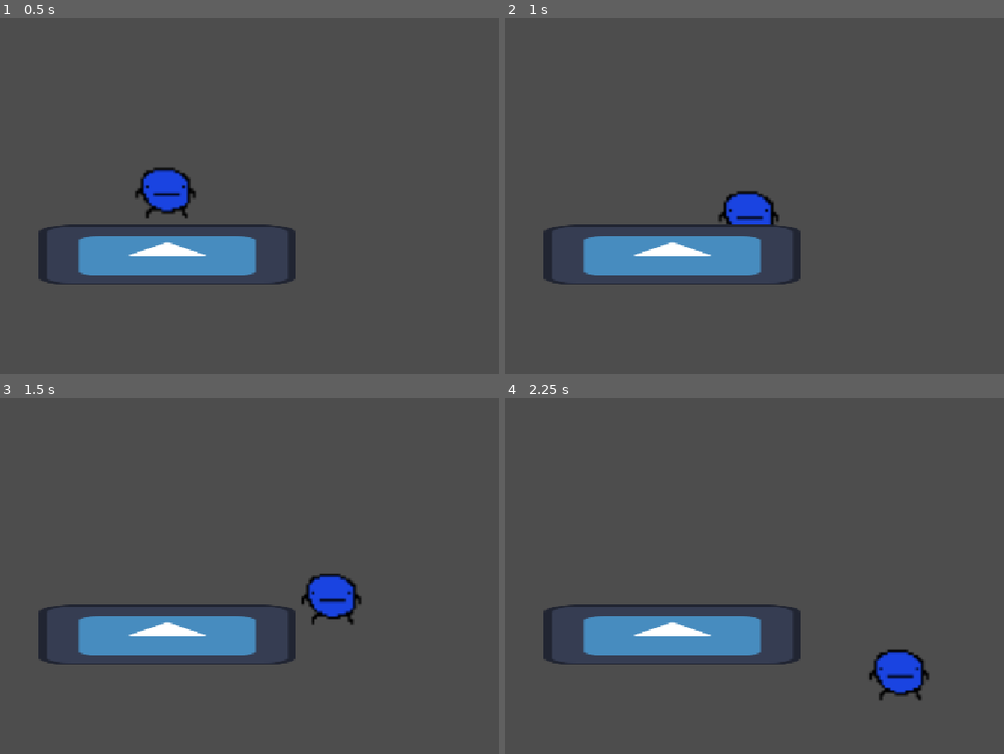
Above: before the commit, frames 1-4 (two rows, left to right).
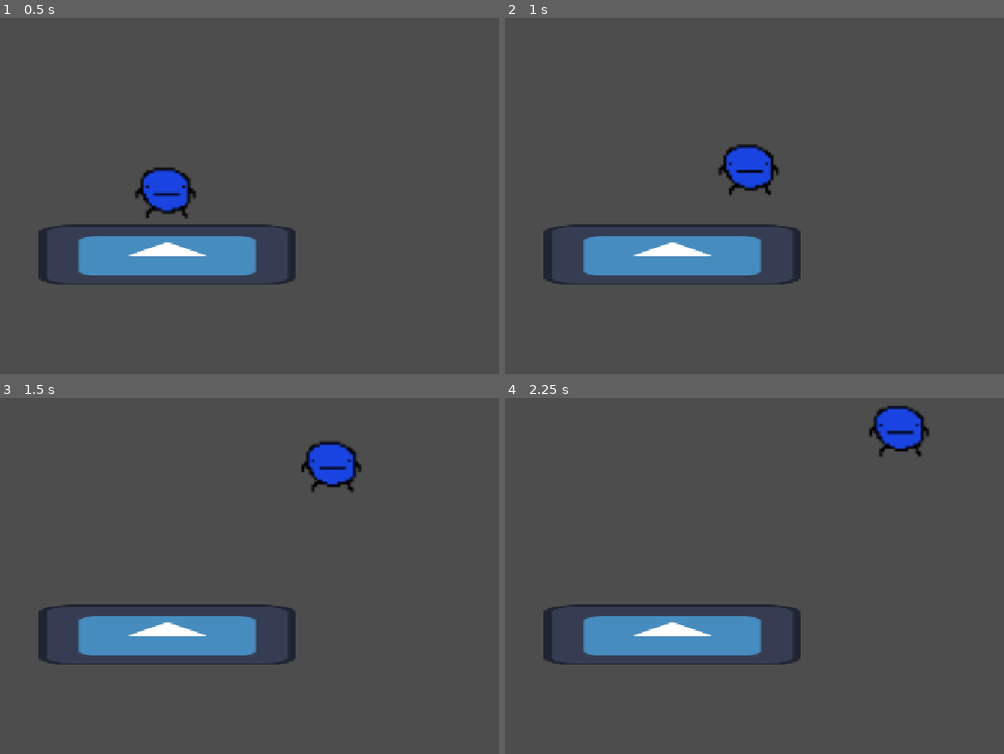
Above: after the commit, the same moments.

Repository: WantedStream/TeraByte
Game: Godot game, scene res://main_level.tscn
The game is run twice, just before and just after one commit, with the same random seed, the same clock (stepped at 60 frames per second) and the same inputs. This scene is started directly instead of the project's main scene. The engine's default icon, where the game draws it, is replaced by a stand-in: a white triangle on a blue panel in a dark square.
Inputs:
- Up to frame 1 (0.5 s): no input
- Up to frame 2 (1 s): hold D (right) from 0.53 s (still down); tap W (up) at 0.6, 0.77 s
- Up to frame 3 (1.5 s): keep holding D (right); tap W (up) at 1.07, 1.35 s
- Up to frame 4 (2.25 s): tap W (up) at 1.52, 1.82, 2.1 s; release D (right) at 2.03 s; hold A (left) from 2.03 s (still down)

Frame 1 is identical in both runs. In frame 2, 2.1% of the frame differs, in the area x 42-56%, y 35-58%; in frame 3, 2.4%; in frame 4, 2.4%, in the area x 72-86%, y 2-85%.

Commit message:
add states
need to review

Diff:
--- a/thera-byte/player/CharacterBody2D.gd
+++ b/thera-byte/player/CharacterBody2D.gd
@@ -14,9 +14,9 @@
 	pass
 
 
-func _physics_process(delta):
-		var direction=Input.get_vector("left","right","up","down")
-		velocity.x=direction.x*speed
-		velocity.y += gravity* delta
-		print("Current Velocity: ", velocity)
-		move_and_slide()
+#func _physics_process(delta):
+		#var direction=Input.get_vector("left","right","up","down")
+		#velocity.x=direction.x*speed
+		#velocity.y += gravity* delta
+		#print("Current Velocity: ", velocity)
+		#move_and_slide()
--- /dev/null
+++ b/thera-byte/player/fall.gd
@@ -0,0 +1,18 @@
+extends State
+
+func physics_update(delta):
+	# 1. Apply continuous gravity
+	player.velocity.y += player.gravity * delta
+
+	# 2. Allow horizontal air movement
+	var direction = Input.get_vector("left", "right", "up", "down")
+	player.velocity.x = direction.x * player.speed
+
+	player.move_and_slide()
+
+	# 3. Handle Transitions
+	if player.is_on_floor():
+		if direction.x == 0:
+			transition.emit(self, "idle") # Landed standing still
+		else:
+			transition.emit(self, "run")  # Landed while running
--- /dev/null
+++ b/thera-byte/player/idle.gd
@@ -0,0 +1,17 @@
+extends State
+
+func physics_update(delta):
+	# 1. Handle Physics (Friction and Gravity)
+	if not player.is_on_floor():
+		player.velocity.y += player.gravity * delta
+	player.velocity.x = move_toward(player.velocity.x, 0, player.speed * delta * 10)
+	player.move_and_slide()
+
+	# 2. Handle Independent Transitions
+	if not player.is_on_floor():
+		transition.emit(self, "fall")
+	elif Input.is_action_just_pressed("up"): # Replace "up" with your jump input
+		transition.emit(self, "jump")
+	elif Input.get_vector("left", "right", "up", "down").x != 0:
+		transition.emit(self, "run")
+	print("idle")
--- /dev/null
+++ b/thera-byte/player/jump.gd
@@ -0,0 +1,17 @@
+extends State
+
+func enter():
+	player.velocity.y = -400.0 # Set your jump velocity here
+
+func physics_update(delta):
+	player.velocity.y += player.gravity * delta
+
+	# Allow horizontal movement in the air
+	var direction = Input.get_vector("left", "right", "up", "down")
+	player.velocity.x = direction.x * player.speed
+
+	player.move_and_slide()
+
+	# Once we start falling downward, switch to fall state
+	if player.velocity.y > 0:
+		transition.emit(self, "fall")
--- a/thera-byte/player/player_node.tscn
+++ b/thera-byte/player/player_node.tscn
@@ -2,6 +2,11 @@
 
 [ext_resource type="Script" uid="uid://iurqut1p47dg" path="res://player/CharacterBody2D.gd" id="1_a3uy3"]
 [ext_resource type="Texture2D" uid="uid://bcmj8wtoine8v" path="res://player/idle.png" id="2_d0owe"]
+[ext_resource type="Script" uid="uid://dyxxkr5oqxmic" path="res://player/state_machine.gd" id="3_d0owe"]
+[ext_resource type="Script" uid="uid://cutsty7vioks7" path="res://player/idle.gd" id="4_3nrky"]
+[ext_resource type="Script" uid="uid://cqbbvk1yo45a8" path="res://player/run.gd" id="5_fpdhf"]
+[ext_resource type="Script" uid="uid://x5q0u54hragg" path="res://player/jump.gd" id="5_k12ae"]
+[ext_resource type="Script" uid="uid://cuatm1j02i4lo" path="res://player/fall.gd" id="7_0vw6r"]
 
 [sub_resource type="RectangleShape2D" id="RectangleShape2D_yf5fn"]
 
@@ -18,4 +23,20 @@
 scale = Vector2(4.09375, 3.9687502)
 texture = ExtResource("2_d0owe")
 
+[node name="StateMachine" type="Node" parent="CharacterBody2D" unique_id=322809304 node_paths=PackedStringArray("initial_state")]
+script = ExtResource("3_d0owe")
+initial_state = NodePath("Idle")
+
+[node name="Idle" type="Node" parent="CharacterBody2D/StateMachine" unique_id=1421364055]
+script = ExtResource("4_3nrky")
+
+[node name="Run" type="Node" parent="CharacterBody2D/StateMachine" unique_id=1679683738]
+script = ExtResource("5_fpdhf")
+
+[node name="Jump" type="Node" parent="CharacterBody2D/StateMachine" unique_id=1780631937]
+script = ExtResource("5_k12ae")
+
+[node name="Fall" type="Node" parent="CharacterBody2D/StateMachine" unique_id=2055998501]
+script = ExtResource("7_0vw6r")
+
 [node name="Camera2D" type="Camera2D" parent="." unique_id=866195328]
--- /dev/null
+++ b/thera-byte/player/run.gd
@@ -0,0 +1,20 @@
+extends State
+
+func physics_update(delta):
+	# 1. Apply gravity (just in case we step off a ledge this frame)
+	if not player.is_on_floor():
+		player.velocity.y += player.gravity * delta
+
+	# 2. Handle Movement
+	var direction = Input.get_vector("left", "right", "up", "down")
+	player.velocity.x = direction.x * player.speed
+
+	player.move_and_slide()
+
+	# 3. Handle Transitions
+	if not player.is_on_floor():
+		transition.emit(self, "fall") # Walked off a ledge
+	elif Input.is_action_just_pressed("up"):
+		transition.emit(self, "jump") # Jumped
+	elif direction.x == 0:
+		transition.emit(self, "idle") # Stopped pressing left/right
--- /dev/null
+++ b/thera-byte/player/state.gd
@@ -0,0 +1,12 @@
+extends Node
+class_name State
+
+signal transition(state, new_state_name)
+var player: CharacterBody2D
+
+func enter():
+	pass
+func exit():
+	pass
+func physics_update(delta: float):
+	pass
--- /dev/null
+++ b/thera-byte/player/state_machine.gd
@@ -0,0 +1,34 @@
+extends Node
+
+@export var initial_state: State
+var current_state: State
+var states: Dictionary = {}
+
+func _ready():
+	var player = get_parent() # Grabs the CharacterBody2D
+
+	for child in get_children():
+		if child is State:
+			states[child.name.to_lower()] = child
+			child.player = player
+			child.transition.connect(on_child_transition)
+
+	if initial_state:
+		initial_state.enter()
+		current_state = initial_state
+
+func _physics_process(delta):
+	if current_state:
+		current_state.physics_update(delta)
+
+func on_child_transition(state, new_state_name):
+	if state != current_state:
+		return
+
+	var new_state = states.get(new_state_name.to_lower())
+	if not new_state:
+		return
+
+	current_state.exit()
+	new_state.enter()
+	current_state = new_state
Not shown, added: thera-byte/player/fall.gd.uid
Not shown, added: thera-byte/player/idle.gd.uid
Not shown, added: thera-byte/player/jump.gd.uid
Not shown, added: thera-byte/player/run.gd.uid
Not shown, added: thera-byte/player/state.gd.uid
Not shown, added: thera-byte/player/state_machine.gd.uid
